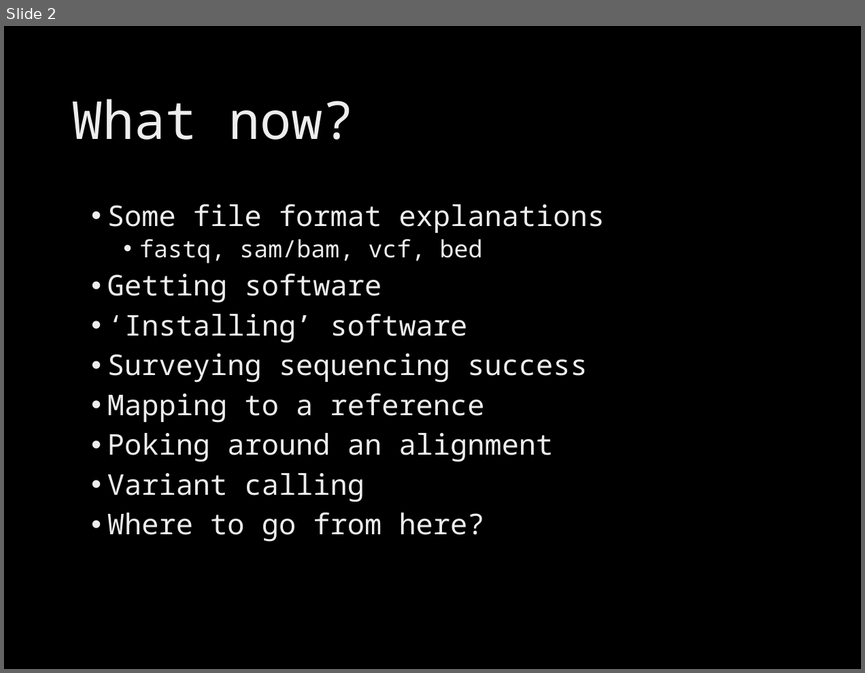
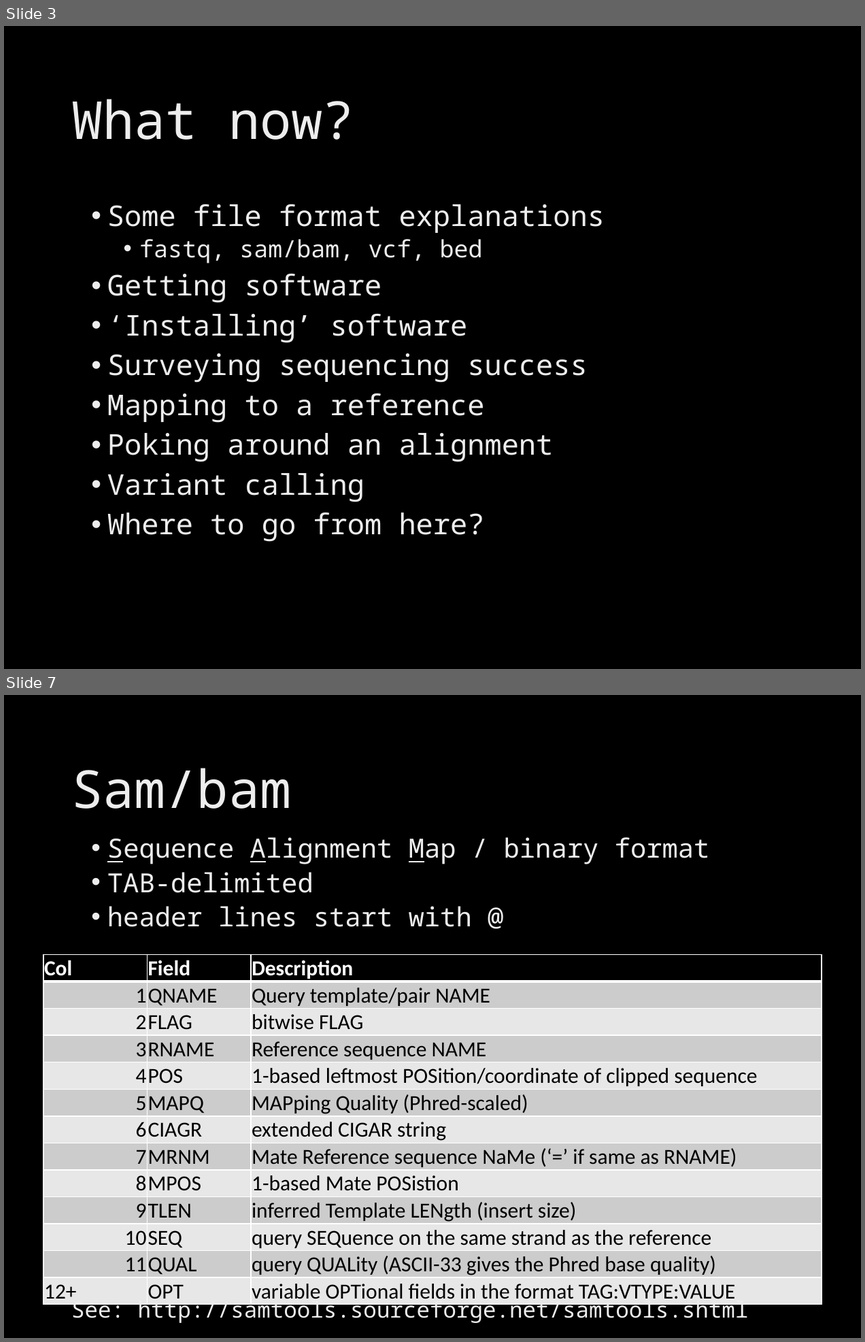
Before and after one commit to brevans/MPS_Workshop, a slide deck: presentations/intro pipelines.pptx. Shown one above the other, each under a label of ours: slide 2 before the commit, slides 3 and 7 after it; the slides between them are not shown. The pictures are 865x673 and 865x1342 pixels, drawn with LibreOffice and Linux fonts; fonts in the diff are those of the drawing; background and template pictures are left out. Boxes give left, top, right and bottom in pixels: in the first picture for what was removed or moved away, otherwise in the second. Text is boxed around its words. In the diff, an @@ line names an element or a change of style, - is before the commit and + after.

```diff
--- a/presentations/intro pipelines.pptx
+++ b/presentations/intro pipelines.pptx
@@ slide 7 added at [4, 695, 861, 1338], background picture (left out) @@
@@ title added at [71, 768, 291, 809], 44 pt, text gradient #DEDEDE to #EDEDED to #FFFFFF @@
+Sam/bam
@@ text added at [107, 837, 710, 927], 22.2 pt, text gradient #DEDEDE to #EDEDED to #FFFFFF @@
+• Sequence Alignment Map / binary format
+• TAB-delimited
+• header lines start with @
@@ table added at [43, 955, 821, 1302], 13 rows, 3 columns @@
+Col | Field | Description
+1 | QNAME | Query template/pair NAME
+2 | FLAG | bitwise FLAG
+3 | RNAME | Reference sequence NAME
+4 | POS | 1-based leftmost POSition/coordinate of clipped sequence
+5 | MAPQ | MAPping Quality (Phred-scaled)
+6 | CIAGR | extended CIGAR string
+7 | MRNM | Mate Reference sequence NaMe (‘=’ if same as RNAME)
+8 | MPOS | 1-based Mate POSistion
+9 | TLEN | inferred Template LENgth (insert size)
+10 | SEQ | query SEQuence on the same strand as the reference
+11 | QUAL | query QUALity (ASCII-33 gives the Phred base quality)
+12+ | OPT | variable OPTional fields in the format TAG:VTYPE:VALUE
@@ text added at [71, 1297, 749, 1323], 18.6 pt, text gradient #DEDEDE to #EDEDED to #FFFFFF @@
+See: http://samtools.sourceforge.net/samtools.shtml
@@ what was slide 2 is now slide 3 @@
```
Also in this commit, not shown: 17 other slides added, 2 other files.
